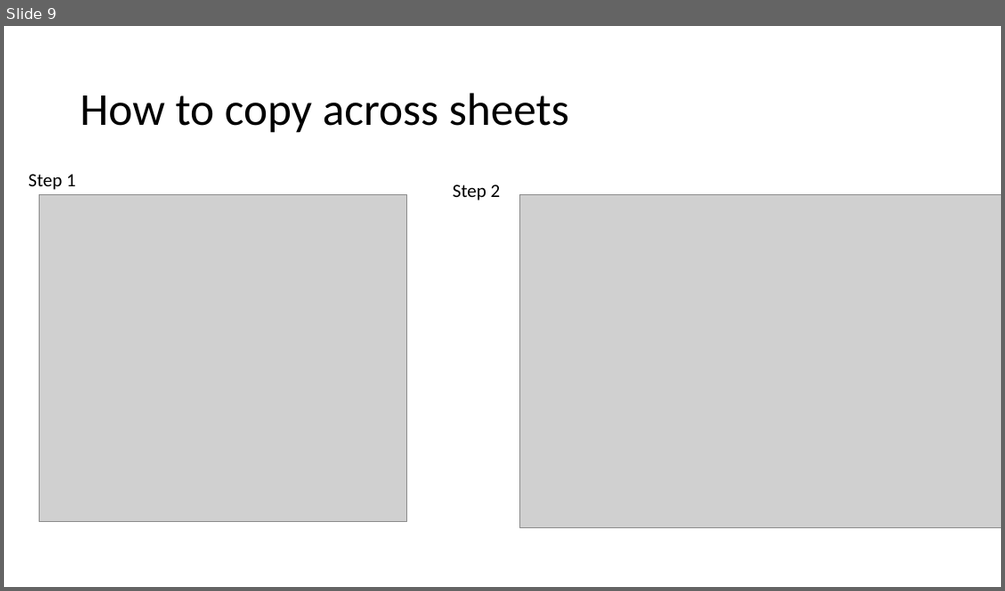
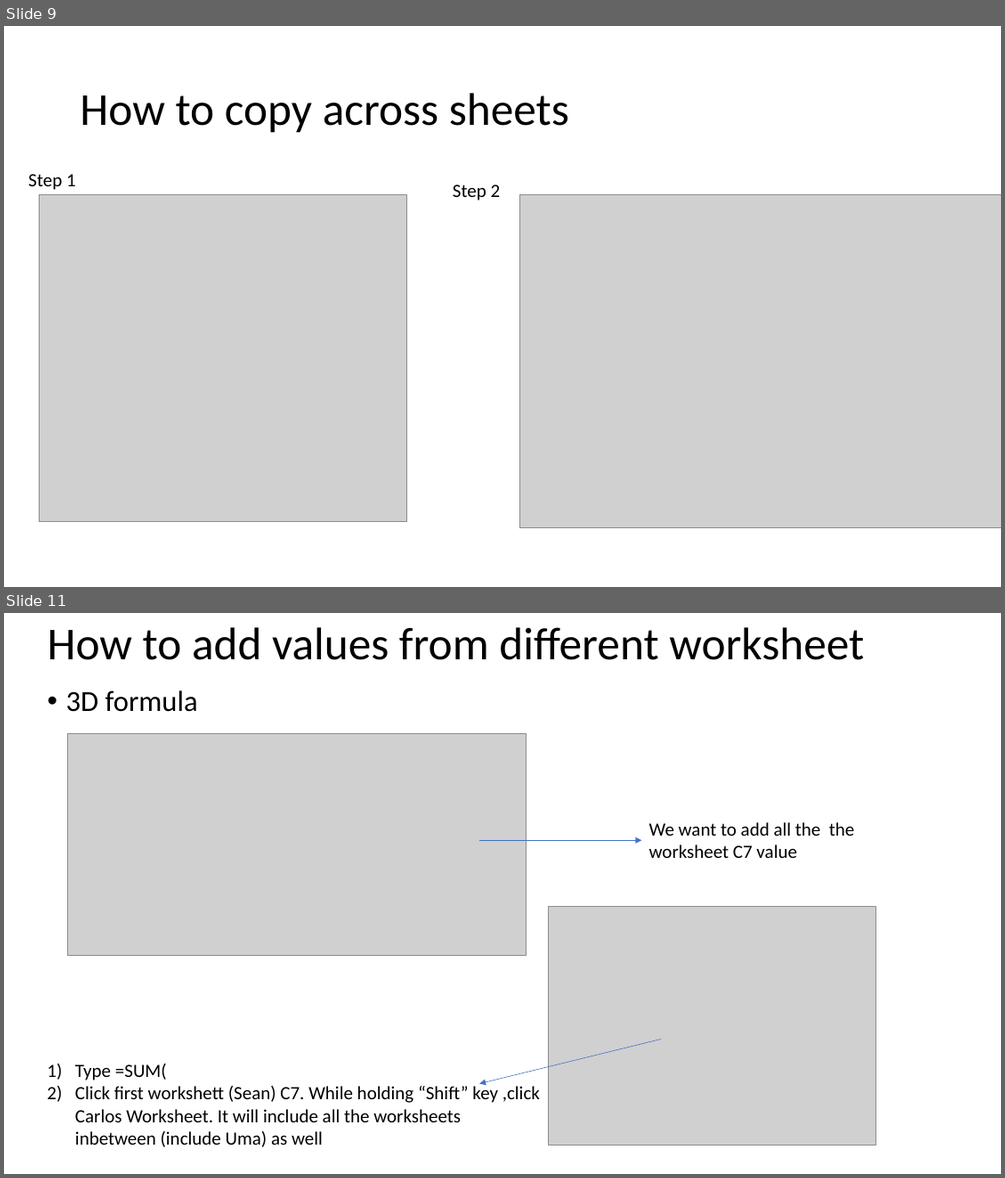
Before and after one commit to liuxu-github-ui/Excel, a slide deck: ExcelEssentialSkills.pptx. Shown one above the other, each under a label of ours: slide 9 before the commit, slides 9 and 11 after it; the slides between them are not shown. The pictures are 1005x591 and 1005x1178 pixels, drawn with LibreOffice and Linux fonts; fonts in the diff are those of the drawing; grey boxes stand for pictures. Boxes give left, top, right and bottom in pixels: in the first picture for what was removed or moved away, otherwise in the second. Text is boxed around its words. In the diff, an @@ line names an element or a change of style, - is before the commit and + after.

```diff
--- a/ExcelEssentialSkills.pptx
+++ b/ExcelEssentialSkills.pptx
@@ slide 11 added at [4,613,1001,1174], background #FFFFFF @@
@@ title added at [48,627,864,660], 44 pt, text #000000 @@
+How to add values from different worksheet
@@ text added at [66,690,198,712], 28 pt, text #000000 @@
+• 3D formula
@@ picture added at [67,734,526,956] @@
@@ text added at [649,822,854,858], 18 pt, text #000000 @@
+We want to add all the the worksheet C7 value
@@ arrow added from (479, 840) to (642, 840), #4472C4 0.5 pt @@
@@ picture added at [549,906,876,1144] @@
@@ arrow added from (662, 1039) to (479, 1083), #4472C4 0.5 pt @@
@@ text added at [75,1063,540,1147], 18 pt, text #000000 @@
+1) Type =SUM(
+2) Click first workshett (Sean) C7. While holding “Shift” key ,click Carlos Worksheet. It will include all the worksheets inbetween (include Uma) as well
```
Also in this commit, not shown: 1 other slide added, 44 other files.
